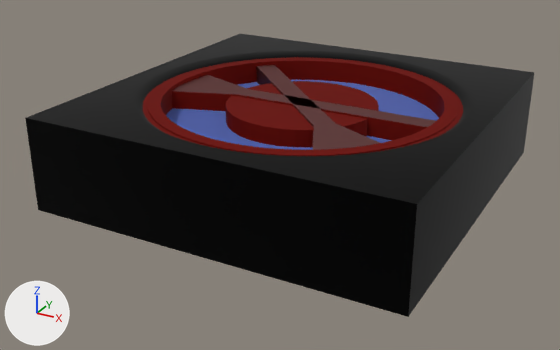
The Blender file DSNAirlock.blend as it was, and as the next commit left it.
Rendered twice from a 50 mm lens placed at (2.26, -4.41, 1.89), pointed at (-0.08, -0.16, -0.24). Every picture has the same lights, and +X, +Y and +Z are marked at lower left.

The first picture shows 'DoorFrame', 'DoorGear', 'GearDecal', 'GearInner', 'WindowClear', 'WindowOpaque'.
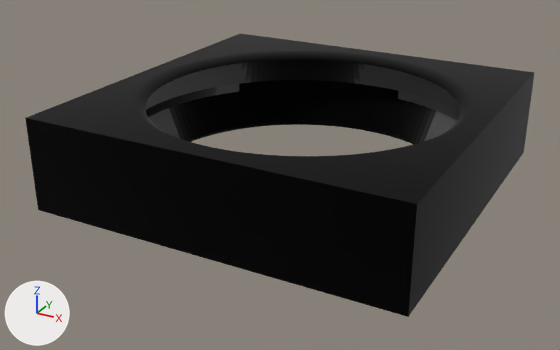
What differs and where, as boxes (x1, y1, x2, y2) in the pictures (560 x 350 px):
'GearDecal', deleted
    before: (172, 65, 436, 150)
'GearInner', deleted
    before: (148, 58, 458, 156)
'WindowClear', deleted
    before: (166, 108, 392, 150)
'WindowOpaque', deleted
    before: (238, 80, 439, 121)
'DoorGear', deleted
    before: (143, 57, 463, 153)

Diff of the bpy script that builds the scene:
```diff
--- a/DSNAirlock.blend.py
+++ b/DSNAirlock.blend.py
@@ ob_doorgear @@
-ob_doorgear = bpy.data.objects.new('DoorGear', me_gear)
-ob_doorgear.location = (0.0, 0.0, 0.0)
-ob_doorgear.scale = (-0.94, -0.94, -1.24)
@@ ob_geardecal @@
-ob_geardecal = bpy.data.objects.new('GearDecal', me_plane_005)
-ob_geardecal.parent = ob_doorgear
-ob_geardecal.location = (0.0, 0.0, 0.192)
-ob_geardecal.rotation_euler = (0.0, 0.0, -1.571)  # degrees (0, 0, -90)
-ob_geardecal.scale = (0.267, 0.267, 2.07)
@@ ob_windowopaque @@
-ob_windowopaque = bpy.data.objects.new('WindowOpaque', me_circle_006)
-ob_windowopaque.parent = ob_doorgear
-ob_windowopaque.location = (0.0, 0.0, -0.101)
-ob_windowopaque.rotation_euler = (0.0, 0.0, 1.571)  # degrees (0, 0, 90)
-ob_windowopaque.scale = (1.09, 1.09, 2.99)
@@ ob_gearinner @@
-ob_gearinner = bpy.data.objects.new('GearInner', me_circle_002)
-ob_gearinner.parent = ob_doorgear
-ob_gearinner.location = (0.0, 0.0, 0.00162)
-ob_gearinner.rotation_euler = (0.0, 0.0, -1.571)  # degrees (0, 0, -90)
-ob_gearinner.scale = (0.991, 0.991, 1.23)
@@ ob_windowclear @@
-ob_windowclear = bpy.data.objects.new('WindowClear', me_circle_004)
-ob_windowclear.parent = ob_doorgear
-ob_windowclear.location = (0.0, 0.0, -0.101)
-ob_windowclear.rotation_euler = (0.0, 0.0, -1.571)  # degrees (0, 0, -90)
-ob_windowclear.scale = (1.09, 1.09, 2.99)
```
